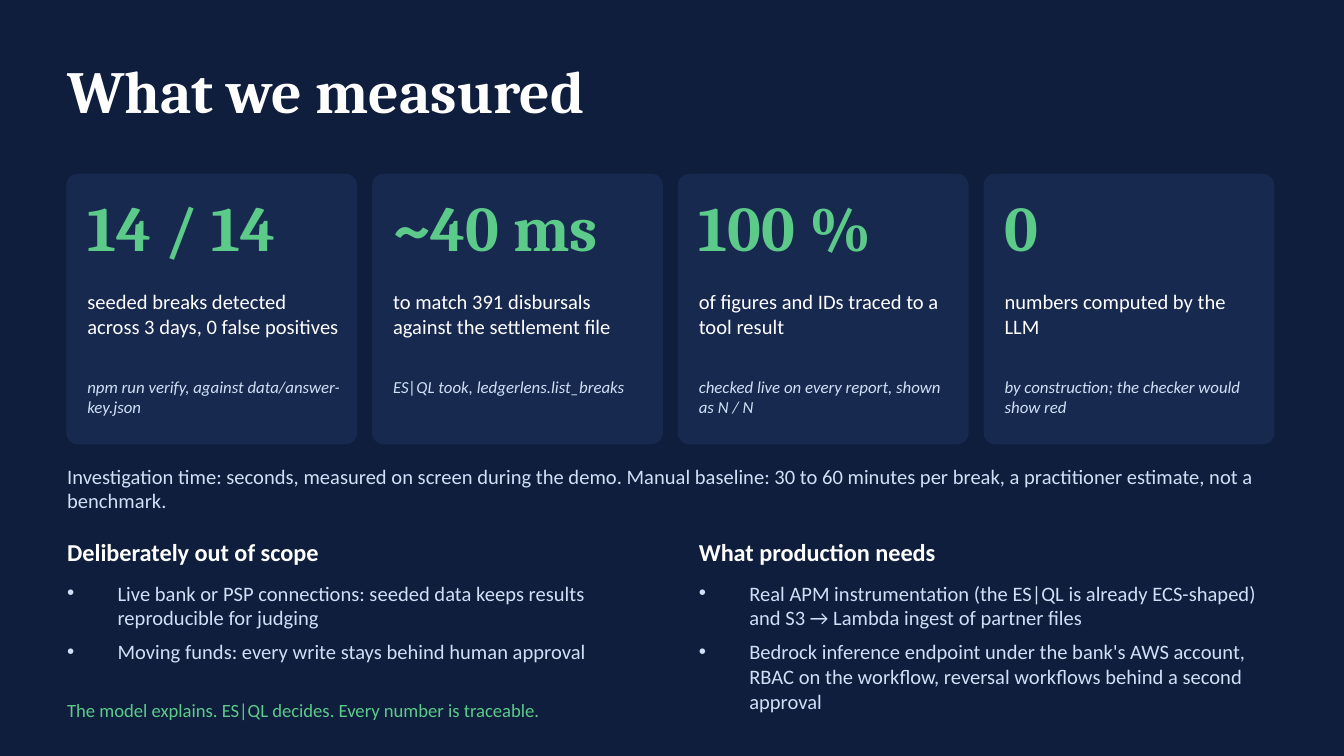
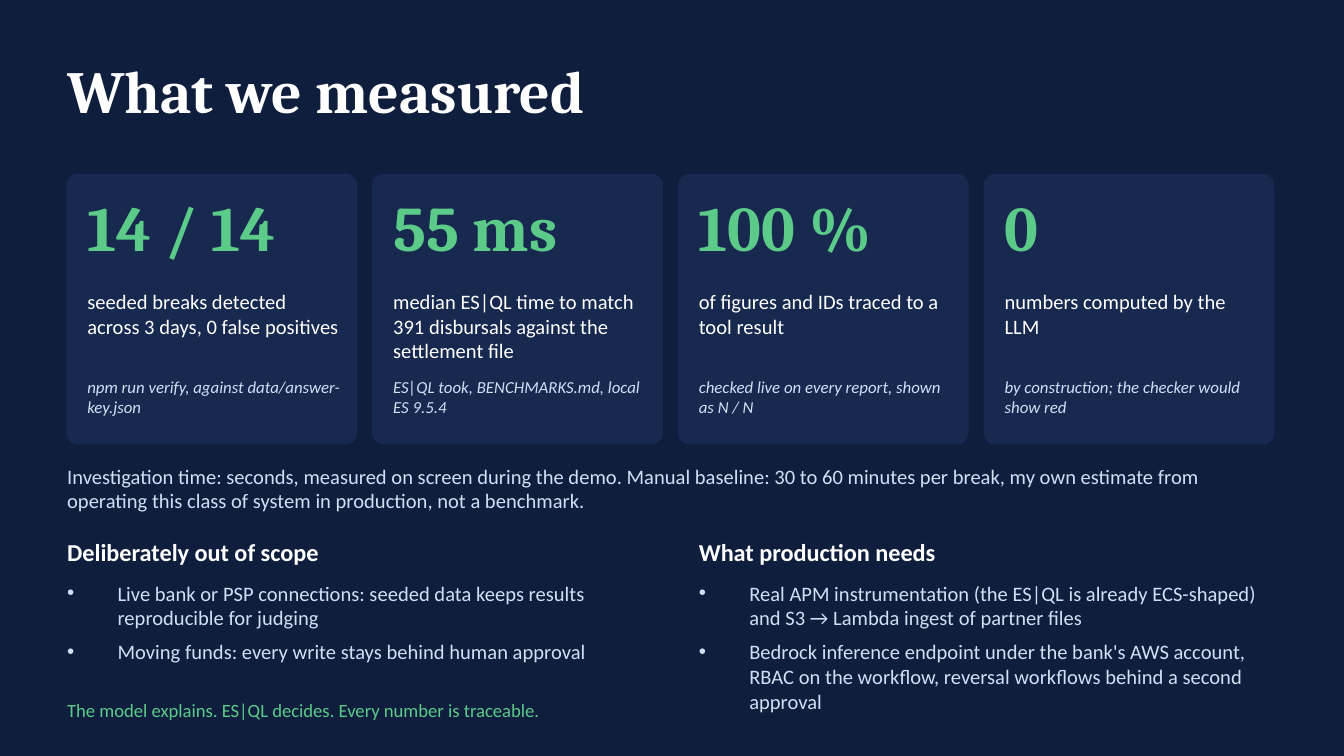
Before and after one commit to mkvmridul/ledgerLens, a slide deck: slide 5 of presentation/LedgerLens.pptx. Drawn at 1344x756 pixels with LibreOffice and Linux fonts; fonts in the diff are those of the drawing. Boxes give left, top, right and bottom in pixels: in the first picture for what was removed or moved away, otherwise in the second. Text is boxed around its words. In the diff, an @@ line names an element or a change of style, - is before the commit and + after.

```diff
--- a/presentation/LedgerLens.pptx
+++ b/presentation/LedgerLens.pptx
@@ text at (x1=393, y1=208, x2=558, y2=252): text changed @@
-~40 ms
+55 ms
@@ text at (x1=393, y1=294, x2=633, y2=358): text changed @@
-to match 391 disbursals against the settlement file
+median ES|QL time to match 391 disbursals against the settlement file
@@ text at (x1=393, y1=381, x2=640, y2=413): text changed @@
-ES|QL took, ledgerlens.list_breaks
+ES|QL took, BENCHMARKS.md, local ES 9.5.4
@@ text at (x1=67, y1=469, x2=1198, y2=512): text changed @@
-Investigation time: seconds, measured on screen during the demo. Manual baseline: 30 to 60 minutes per break, a practitioner estimate, not a benchmark.
+Investigation time: seconds, measured on screen during the demo. Manual baseline: 30 to 60 minutes per break, my own estimate from operating this class of system in production, not a benchmark.
```
Also in this commit, not shown: 2 other slides changed, 11 other files.
